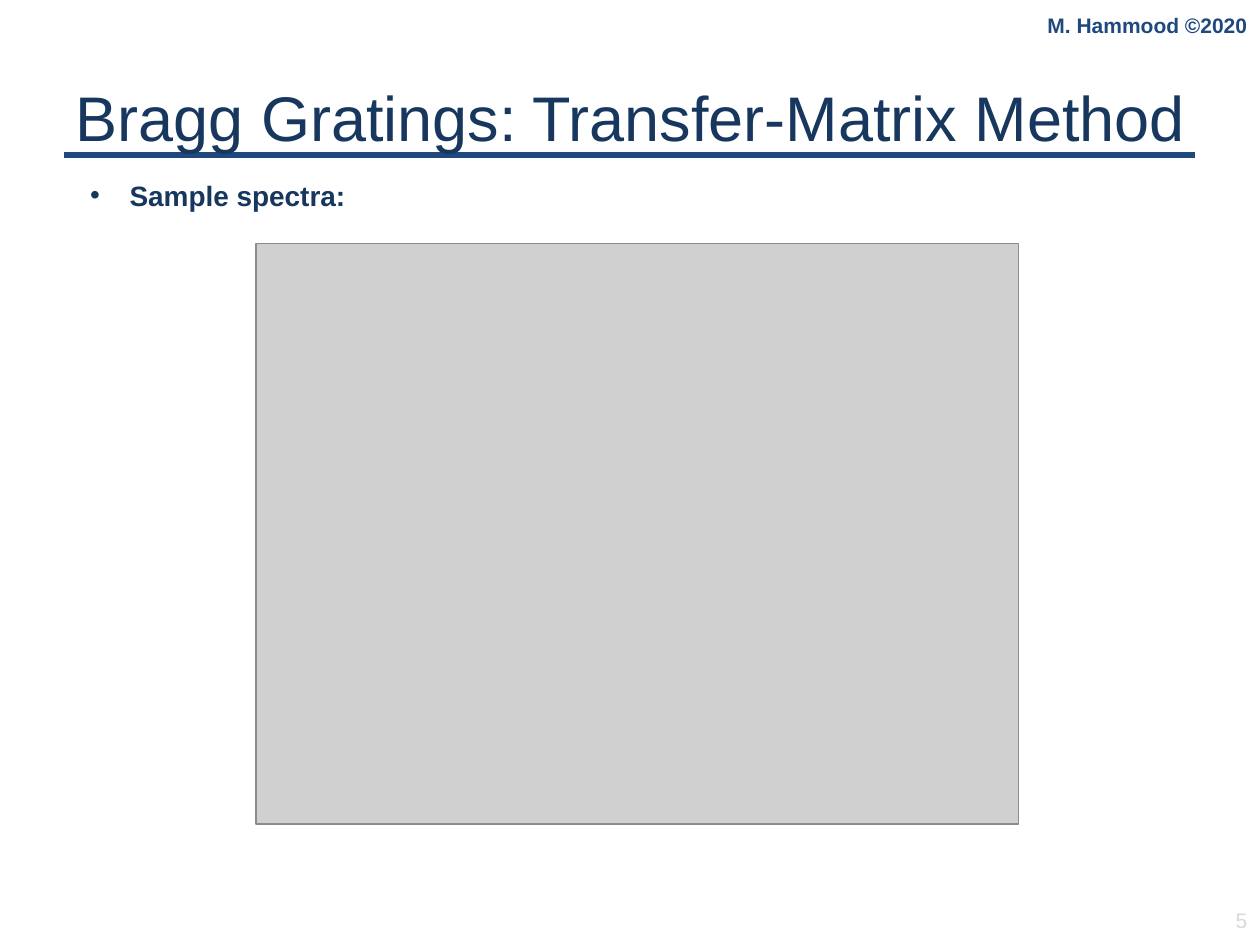
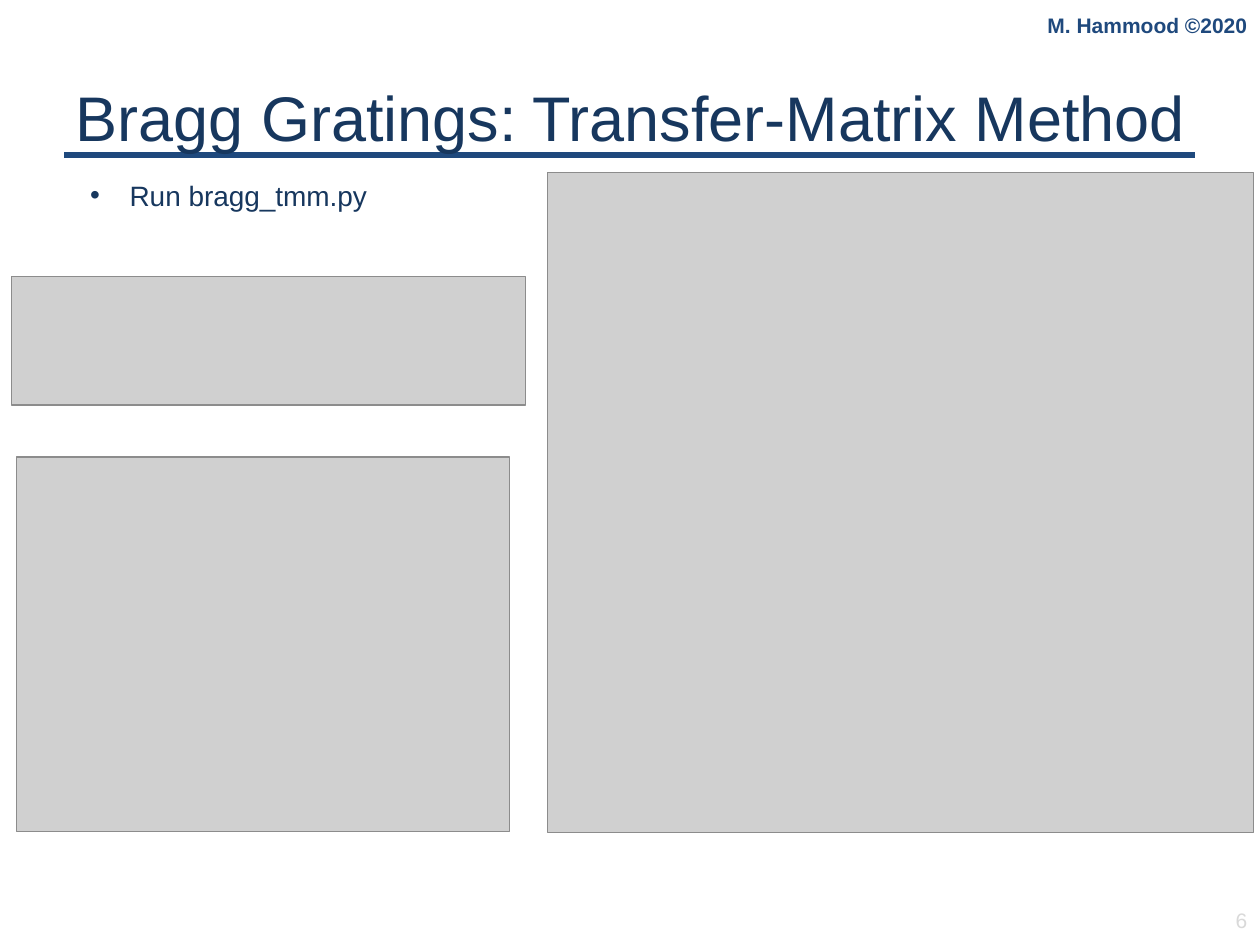
Before and after one commit to mustafacc/SiEPIC_Photonics_Package, a slide deck: slide 6 of SiEPIC_Photonics_Package/solvers_simulators/tutorials/Bragg_tutorial/Workshop.pptx (slide 5 before the commit). Drawn at 1260x945 pixels with LibreOffice and Linux fonts; fonts in the diff are those of the drawing; grey boxes stand for pictures; background and template pictures are left out. Boxes give left, top, right and bottom in pixels: in the first picture for what was removed or moved away, otherwise in the second. Text is boxed around its words. In the diff, an @@ line names an element or a change of style, - is before the commit and + after.

Commit message:
bragg tutorial updates
slides and fixes

```diff
--- a/SiEPIC_Photonics_Package/solvers_simulators/tutorials/Bragg_tutorial/Workshop.pptx
+++ b/SiEPIC_Photonics_Package/solvers_simulators/tutorials/Bragg_tutorial/Workshop.pptx
@@ picture added at bbox=[548, 173, 1254, 833] @@
@@ text at bbox=[130, 185, 367, 211]: text changed; bold off @@
-  • Sample spectra:
+  • Run bragg_tmm.py
@@ picture added at bbox=[11, 277, 524, 406] @@
@@ picture: place and size @@
-picture at bbox=[256, 244, 1018, 824]
+picture at bbox=[16, 457, 509, 833]
```
Also in this commit, not shown: 6 other slides changed, 10 slides added, 4 other files.
